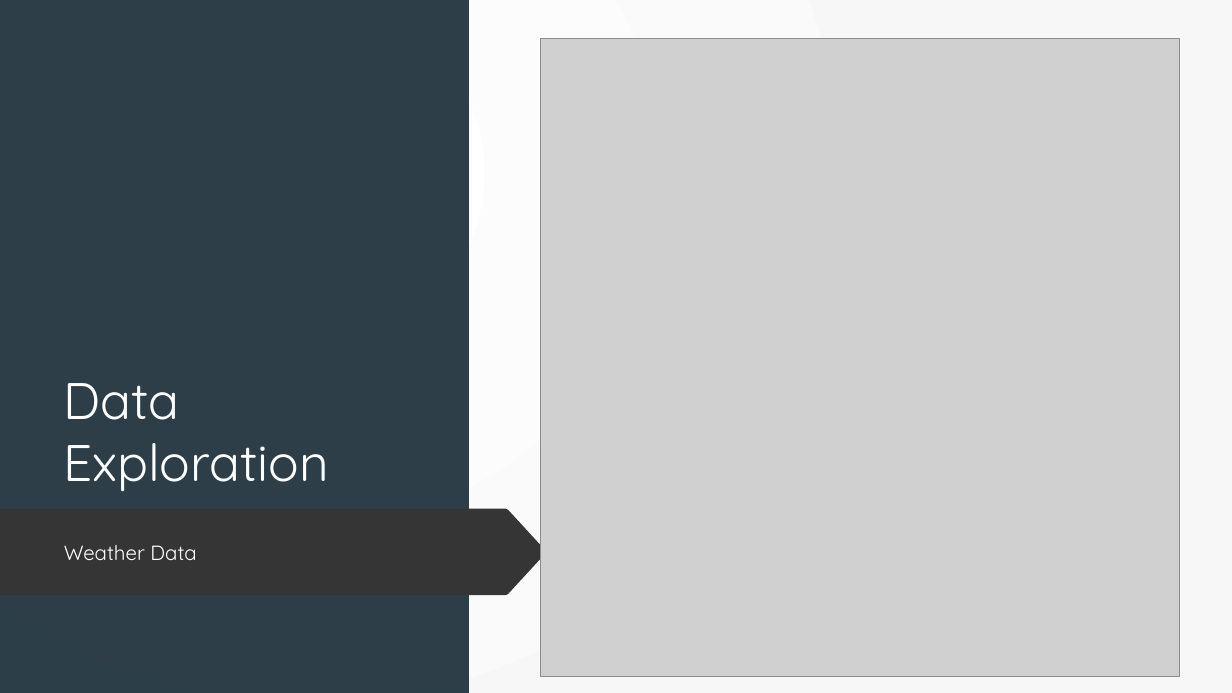
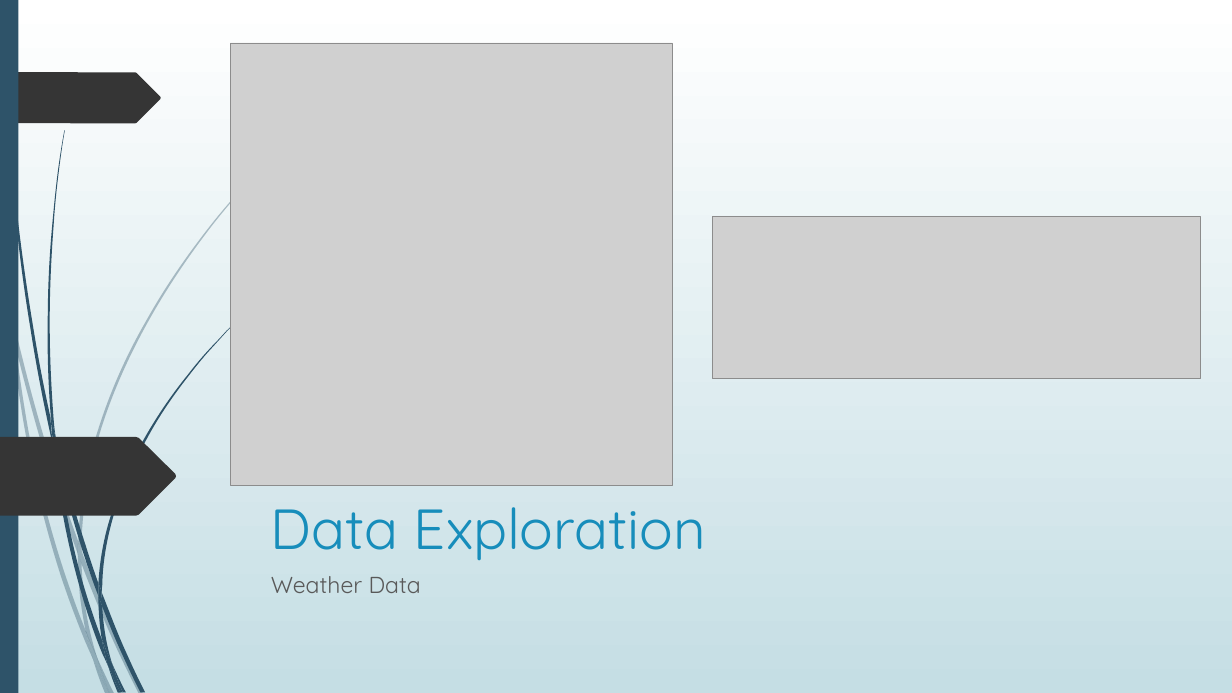
Before and after one commit to AmitChoudhary1392/Project-1_Team6, a slide deck: slide 10 of Project 1 - Group 6 Presentation.pptx. Drawn at 1232x693 pixels with LibreOffice and Linux fonts; fonts in the diff are those of the drawing; grey boxes stand for pictures. Boxes give left, top, right and bottom in pixels: in the first picture for what was removed or moved away, otherwise in the second. Text is boxed around its words. In the diff, an @@ line names an element or a change of style, - is before the commit and + after.

```diff
--- a/Project 1 - Group 6 Presentation.pptx
+++ b/Project 1 - Group 6 Presentation.pptx
@@ background gradient #FFFFFF to #F8F8F8 to gradient #FFFFFF to #C5DEE5 @@
@@ rectangle removed at bbox=[0, 0, 1232, 693] @@
@@ rectangle removed at bbox=[0, 0, 469, 693] @@
@@ picture: place and size @@
-picture at bbox=[541, 38, 1179, 677]
+picture at bbox=[230, 43, 673, 486]
@@ picture added at bbox=[713, 216, 1201, 379] @@
@@ freeform shape removed at bbox=[0, 508, 546, 595] @@
@@ title "Data Exploration": place and size @@
-title "Data Exploration" at bbox=[64, 383, 329, 492]
+title "Data Exploration" at bbox=[271, 507, 706, 561]
@@ title "Data Exploration" at bbox=[271, 507, 706, 561]: size 40 to 44 pt, text colour #FEFFFF to #178DBB @@
@@ text "Weather Data": place and size @@
-text "Weather Data" at bbox=[64, 545, 196, 560]
+text "Weather Data" at bbox=[271, 576, 421, 593]
@@ text "Weather Data" at bbox=[271, 576, 421, 593]: size 16 to 18 pt, text colour #FEFFFF to #595959; vertical alignment middle to top @@
```
Also in this commit, not shown: 4 other slides changed.
